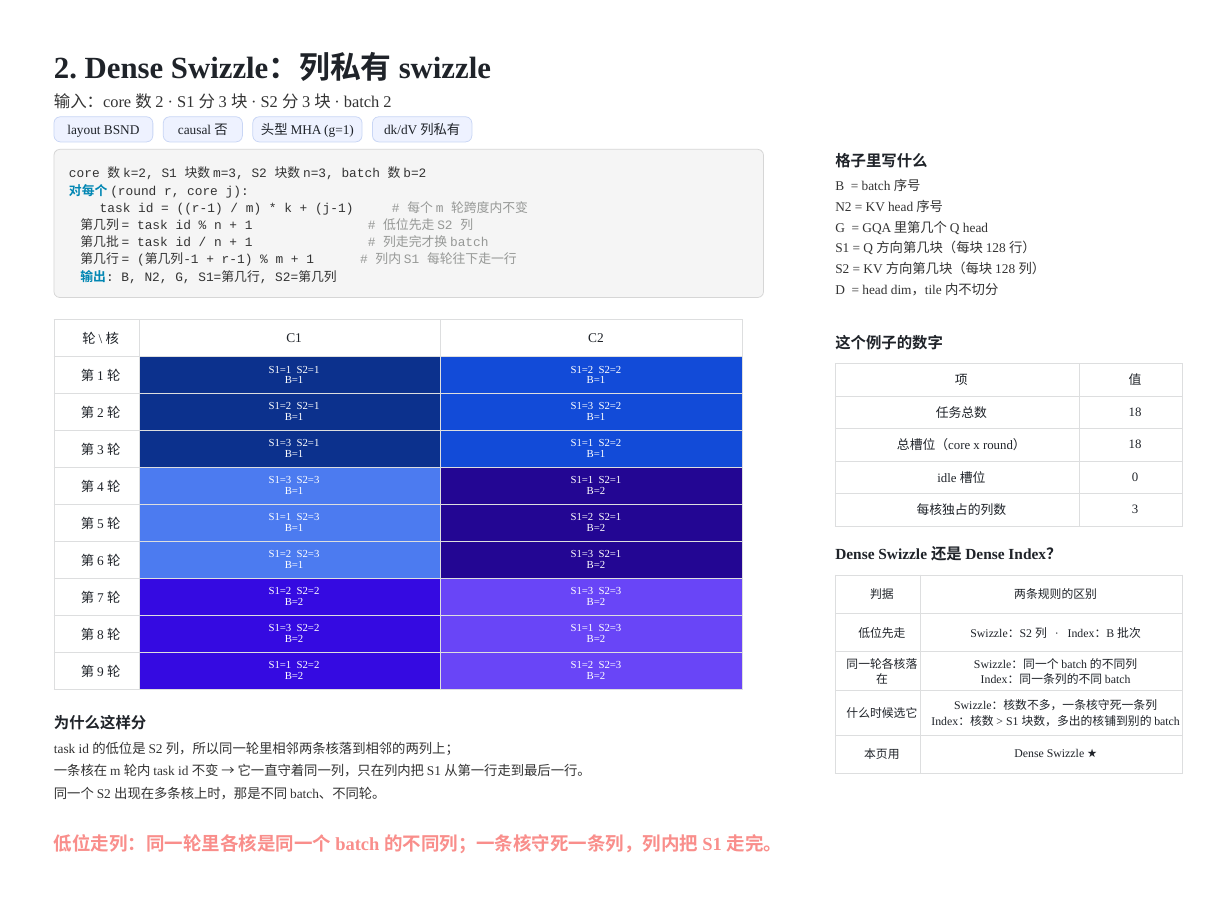
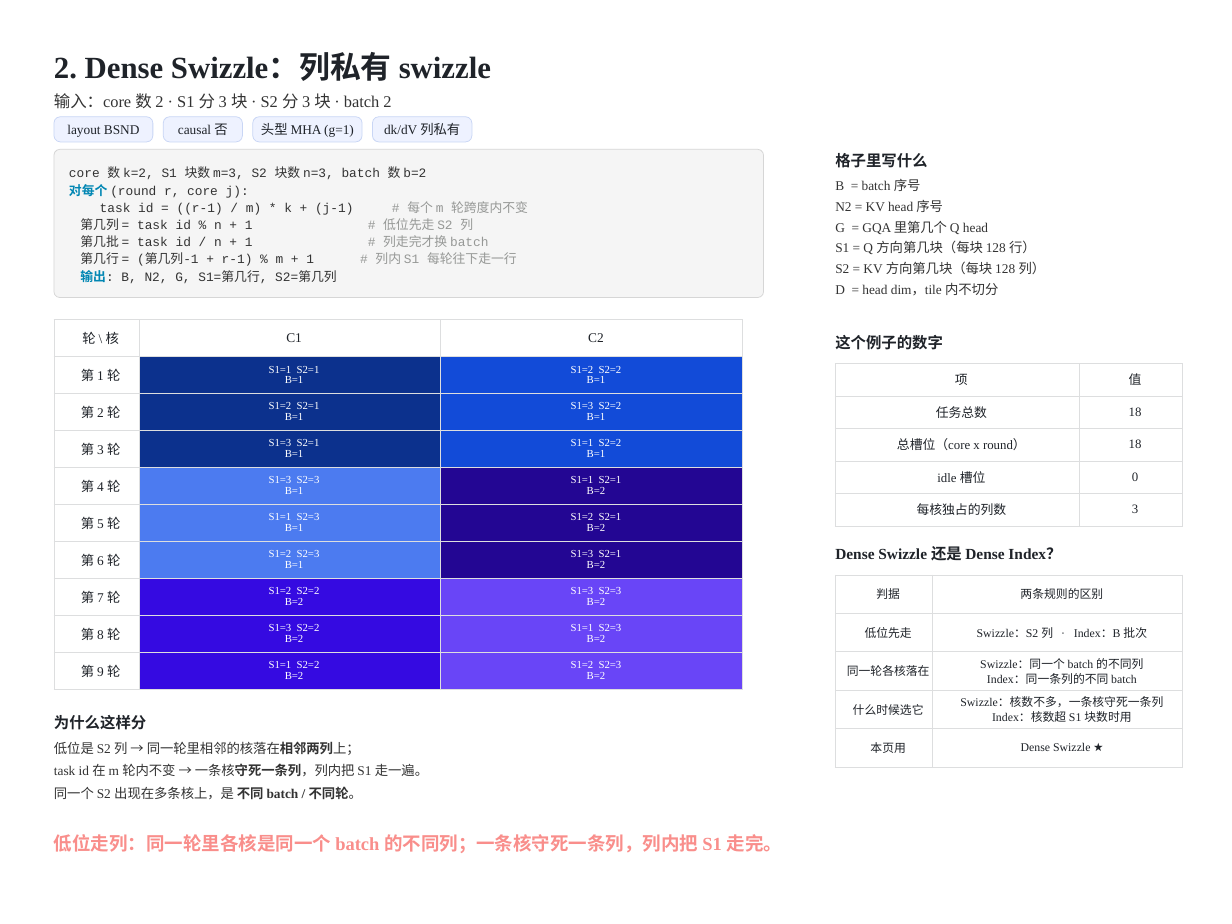
Before and after one commit to guomc9/SeeTen, a slide deck: slide 3 of cases/flash-attention-det-accum/out/v4-index-schedules.pptx. Drawn at 1232x924 pixels with LibreOffice and Linux fonts; fonts in the diff are those of the drawing. Boxes give left, top, right and bottom in pixels: in the first picture for what was removed or moved away, otherwise in the second. Text is boxed around its words. In the diff, an @@ line names an element or a change of style, - is before the commit and + after.

Commit message:
Add a cell-overflow check, inline emphasis, and a harder non-square example
- sd.check_cells(): per-cell check that text fits its cell - table cells do
  not wrap, so long text quietly runs across the neighbouring column and
  the frame check never sees it; run it next to check_layout (both zero)
- inline emphasis in text() and cell writers: **bold** and ==accent==, so
  explanations can be shortened and still make the point; applied across
  the case deck (why lines, read lines, repeat table)
- case deck: new page 5b, a harder non-square causal example
  (S1 4 blocks, S2 3 blocks, 3 cores, virtual height 2m-n+1 = 6, zero
  idle), where each core's virtual column spans two batches
- widened the columns that check_cells flagged

```diff
--- a/cases/flash-attention-det-accum/out/v4-index-schedules.pptx
+++ b/cases/flash-attention-det-accum/out/v4-index-schedules.pptx
@@ table at <box>835,575,1182,767</box> @@
-row 4, column 2: Swizzle：核数不多，一条核守死一条列 / Index：核数 > S1 块数，多出的核铺到别的 batch
+row 4, column 2: Swizzle：核数不多，一条核守死一条列 / Index：核数超 S1 块数时用
@@ text at <box>54,741,360,755</box>: text changed @@
-task id 的低位是 S2 列，所以同一轮里相邻两条核落到相邻的两列上；
+低位是 S2 列 → 同一轮里相邻的核落在相邻两列上；
@@ text at <box>54,763,428,776</box>: text changed @@
-一条核在 m 轮内 task id 不变 → 它一直守着同一列，只在列内把 S1 从第一行走到最后一行。
+task id 在 m 轮内不变 → 一条核守死一条列，列内把 S1 走一遍。
@@ text at <box>54,786,362,800</box>: text changed @@
-同一个 S2 出现在多条核上时，那是不同 batch、不同轮。
+同一个 S2 出现在多条核上，是 不同 batch / 不同轮。
```
Also in this commit, not shown: 15 other slides changed, 1 slide added, 7 other files.
